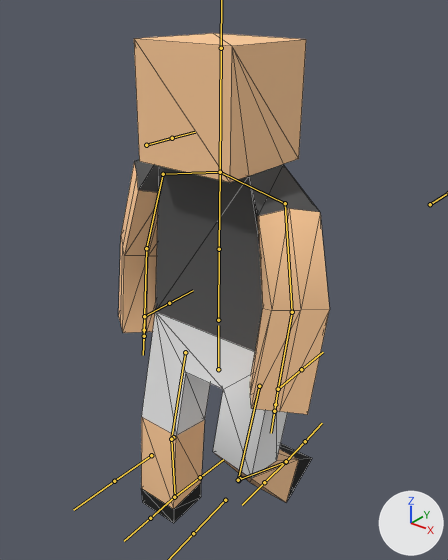
The FBX model Assets/Models/ballers_default_player_v3.fbx, before and after one commit.
Rendered twice from a 50 mm lens placed at (1.36, -1.67, 2.28), pointed at (-0.04, 0.08, 1.19). The axes (+X, +Y, +Z) are drawn at lower right. The lights are the same throughout. Both versions are drawn at frame 33 of the action 'Armature|idle'; the numbers are the values there. The bones that bend it are drawn over the model as lines. Mesh edges are drawn as thin lines.

Names of what the first picture shows: 'Player'.
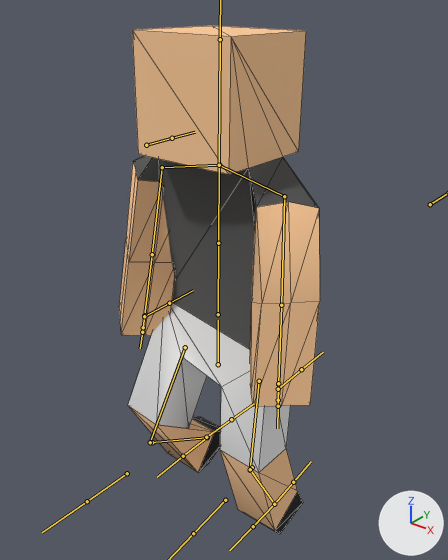
Changed parts and their boxes [x1, y1, x2, y2] in the pictures (448 x 560 px):
'Player', posed
    before: [118, 33, 330, 523]
    after: [119, 26, 320, 534]
bone 'root', root to tip
    before: (218, 369) to (218, 325)
    after: (218, 364) to (218, 320)
bone 'upper_arm.l', root to tip
    before: (285, 203) to (292, 312)
    after: (284, 196) to (281, 305)
bone 'lower_arm.l', root to tip
    before: (292, 312) to (278, 389)
    after: (281, 305) to (278, 384)
bone 'upper_arm.r', root to tip
    before: (163, 174) to (146, 248)
    after: (162, 167) to (152, 254)
bone 'lower_arm.r', root to tip
    before: (146, 248) to (144, 316)
    after: (152, 254) to (144, 315)
bone 'upper_leg.l', root to tip
    before: (259, 386) to (238, 480)
    after: (259, 381) to (250, 469)
bone 'lower_leg.l', root to tip
    before: (238, 480) to (285, 462)
    after: (250, 469) to (274, 504)
bone 'foot.l', root to tip
    before: (285, 462) to (264, 482)
    after: (274, 504) to (253, 526)
bone 'upper_leg.r', root to tip
    before: (185, 352) to (171, 439)
    after: (185, 347) to (150, 442)
bone 'lower_leg.r', root to tip
    before: (171, 439) to (175, 496)
    after: (150, 442) to (207, 437)
bone 'foot.r', root to tip
    before: (175, 496) to (150, 518)
    after: (207, 437) to (183, 456)

Edits to the bpy script that builds the scene:
```text
Change bone_root:
    where bone_root = bpy.data.objects['Armature'].pose.bones['root']
    bone_root.location: (0.0, 0.0, 0.0) -> (0.0, 0.026, 0.004)
Change bone_upper_arm_l:
    where bone_upper_arm_l = bpy.data.objects['Armature'].pose.bones['upper_arm.l']  # child of 'shoulder.l'
    bone_upper_arm_l.rotation_quaternion: (0.701, 0.307, 0.319, -0.559) -> (0.677, 0.329, 0.294, -0.589)  # degrees (7, 52, -74) -> degrees (9, 52, -77)
Change bone_lower_arm_l:
    where bone_lower_arm_l = bpy.data.objects['Armature'].pose.bones['lower_arm.l']  # child of 'upper_arm.l'
    bone_lower_arm_l.rotation_quaternion: (0.995, 0.097, 0.0, -0.025) -> (1.0, -0.012, -0.016, 0.006)  # degrees (11, 0, -3) -> degrees (-1, -2, 1)
Change bone_upper_arm_r:
    where bone_upper_arm_r = bpy.data.objects['Armature'].pose.bones['upper_arm.r']  # child of 'shoulder.r'
    bone_upper_arm_r.rotation_quaternion: (0.73, 0.228, -0.386, 0.516) -> (0.691, 0.291, -0.33, 0.573)  # degrees (-6, -53, 74) -> degrees (2, -52, 78)
Change bone_lower_arm_r:
    where bone_lower_arm_r = bpy.data.objects['Armature'].pose.bones['lower_arm.r']  # child of 'upper_arm.r'
    bone_lower_arm_r.rotation_quaternion: (0.975, 0.219, 0.0, 0.04) -> (1.0, -0.018, 0.011, -0.005)  # degrees (25, -1, 4) -> degrees (-2, 1, -1)
Change bone_upper_leg_l:
    where bone_upper_leg_l = bpy.data.objects['Armature'].pose.bones['upper_leg.l']  # child of 'root'
    bone_upper_leg_l.rotation_quaternion: (0.992, 0.127, -0.021, -0.013) -> (0.999, 0.039, -0.009, 0.001)  # degrees (15, -2, -2) -> degrees (4, -1, 0)
Change bone_lower_leg_l:
    where bone_lower_leg_l = bpy.data.objects['Armature'].pose.bones['lower_leg.l']  # child of 'upper_leg.l'
    bone_lower_leg_l.rotation_quaternion: (0.771, -0.636, 0.0, 0.04) -> (0.963, -0.268, 0.0, 0.017)  # degrees (-79, 3, 4) -> degrees (-31, 1, 2)
Change bone_foot_l:
    where bone_foot_l = bpy.data.objects['Armature'].pose.bones['foot.l']  # child of 'lower_leg.l'
    bone_foot_l.rotation_quaternion: (0.844, 0.536, -0.019, -0.01) -> (0.973, 0.231, -0.015, -0.009)  # degrees (65, -1, -2) -> degrees (27, -1, -1)
Change bone_upper_leg_r:
    where bone_upper_leg_r = bpy.data.objects['Armature'].pose.bones['upper_leg.r']  # child of 'root'
    bone_upper_leg_r.rotation_quaternion: (0.994, 0.103, -0.021, -0.017) -> (0.953, 0.295, 0.059, 0.035)  # degrees (12, -2, -2) -> degrees (35, 5, 6)
Change bone_lower_leg_r:
    where bone_lower_leg_r = bpy.data.objects['Armature'].pose.bones['lower_leg.r']  # child of 'upper_leg.r'
    bone_lower_leg_r.rotation_quaternion: (0.993, -0.121, 0.0, -0.008) -> (0.683, -0.729, 0.0, -0.046)  # degrees (-14, 0, -1) -> degrees (-94, -4, -4)
Change bone_foot_r:
    where bone_foot_r = bpy.data.objects['Armature'].pose.bones['foot.r']  # child of 'lower_leg.r'
    bone_foot_r.rotation_quaternion: (0.999, 0.015, 0.027, -0.017) -> (0.867, 0.497, -0.022, 0.025)  # degrees (2, 3, -2) -> degrees (60, -4, 1)
```
